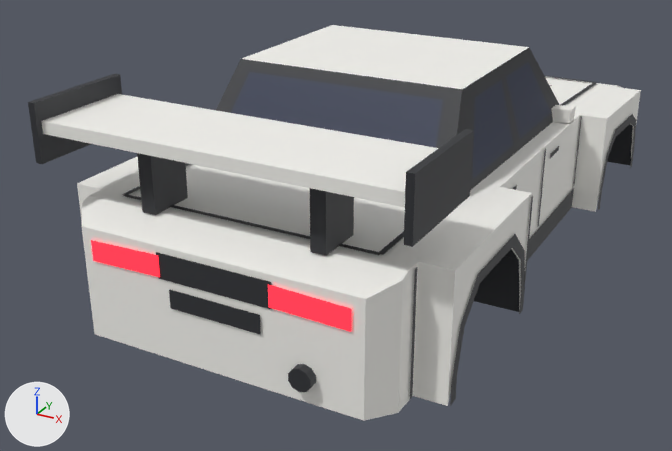
What one commit did to the glTF model assets/meshes/hayate/Hayate.glb.
One viewpoint serves both versions: a camera (50 mm lens) standing at (7.27, -16.13, 6.22) and looking at (-0.9, -1.28, -1.2). The lights are fixed; the arrows at lower left show +X, +Y and +Z. The older version comes first.

The scene before the commit, as lines of its bpy script (objects in view):
```python
me_cowl = bpy.data.meshes.new('Cowl')
me_cowl.from_pydata(...)  # 55 vertices, 80 faces; spans x -3.32..3.32, y -3.85..2.45, z 0.62..0.72
me_cowl.materials.append(mat_body)  # white #f7f6f1
me_opt_wing_rally_wing = bpy.data.meshes.new('Opt_Wing_Rally_Wing')
me_opt_wing_rally_wing.from_pydata(...)  # a box spanning x 1.35..1.6, y -6.1..-5.3, z 0.72..1.87; a box spanning x -1.6..-1.35, y -6.1..-5.3, z 0.72..1.87; a box spanning x 3.0..3.12, y -6.65..-4.75, z 1.42..2.37; a box spanning x -3.12..-3.0, y -6.65..-4.75, z 1.42..2.37
me_opt_wing_rally_wing.materials.append(mat_trim)  # dark grey #2f3035
me_roof = bpy.data.meshes.new('Roof')
me_roof.from_pydata(...)  # 10 vertices, 14 faces; spans x -2.1..2.1, y -2.6..0.75, z 2.28
me_roof.materials.append(mat_body)  # white #f7f6f1
ob_cowl = bpy.data.objects.new('Cowl', me_cowl)
ob_cowl.location = (0.0, 0.0, 0.0)
ob_opt_wing_rally_wing = bpy.data.objects.new('Opt_Wing_Rally_Wing', me_opt_wing_rally_wing)
ob_opt_wing_rally_wing.location = (0.0, 0.0, 0.0)
ob_roof = bpy.data.objects.new('Roof', me_roof)
ob_roof.location = (0.0, 0.0, 0.0)
# also in view: 'Fender_FR' at (3.05, 4.15, -0.4); 'Fender_RR' at (3.05, -4.2, -0.35); 'Hood' at (0.0, 4.15, 0.52); 'Pillars' at (0.0, -0.7, 1.42); 'ArchLip_RR' at (3.35, -4.05, -0.55)
```
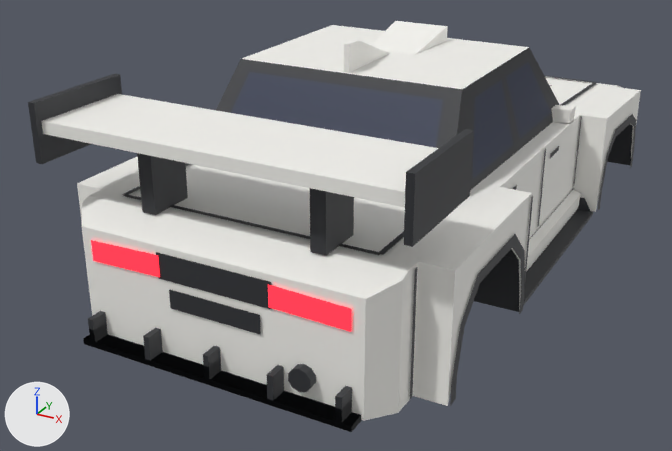
What differs and where, as boxes [x1, y1, x2, y2] in the pictures (672 x 451 px):
'Opt_Diffuser_Race_AccDiffuserRace', added
    after: [83, 311, 361, 432]
'Opt_Diffuser_Road_AccDiffuser', added
    after: [83, 323, 362, 432]
'Opt_Skirts_Blade_AccSideBlade_R', added
    after: [523, 197, 593, 306]
'Opt_Roof_Scoop_AccRoofScoop', added
    after: [371, 21, 448, 54]
'Opt_Skirts_Side_AccSkirt_R', added
    after: [526, 189, 581, 272]
'Opt_Roof_Fin_AccSharkFin', added
    after: [344, 40, 390, 73]

The change, as a list of edits to the scene's bpy script:
```text
Add me_opt_roof_scoop_accroofscoop:
    me_opt_roof_scoop_accroofscoop.from_pydata([(-0.48, -0.8, 2.28), (0.48, -0.8, 2.28), (0.55, 0.5, 2.56), (-0.55, 0.5, 2.56), (0.55, 0.5, 2.26), (0.48, -0.8, 2.26), (-0.48, -0.8, 2.26), (-0.55, 0.5, 2.26)], [], [(0, 1, 2), (0, 2, 3), (4, 2, 1), (4, 1, 5), (6, 0, 3), (6, 3, 7)])
    me_opt_roof_scoop_accroofscoop.materials.append(mat_body)  # white #f7f6f1
Add me_opt_roof_fin_accsharkfin:
    me_opt_roof_fin_accsharkfin.from_pydata([(0.05, -2.2, 2.76), (0.05, -2.55, 2.76), (0.05, -2.55, 2.27), (0.05, -0.92, 2.27), (-0.05, -0.92, 2.27), (-0.05, -2.55, 2.27), (-0.05, -2.55, 2.76), (-0.05, -2.2, 2.76)], [], [(0, 1, 2), (0, 2, 3), (4, 5, 6), (4, 6, 7), (6, 1, 0), (6, 0, 7), (7, 0, 3), (7, 3, 4), (5, 2, 1), (5, 1, 6)])
    me_opt_roof_fin_accsharkfin.materials.append(mat_body)  # white #f7f6f1
Add ob_opt_skirts_side_accskirt_r:
    ob_opt_skirts_side_accskirt_r = bpy.data.objects.new('Opt_Skirts_Side_AccSkirt_R', me_opt_skirts_side_accskirt_r)  # 10 vertices, 14 faces; spans x 2.78..2.98, y -2.38..2.38, z -1.46..-0.98; in mat_body (white #f7f6f1)
    ob_opt_skirts_side_accskirt_r.location = (0.0, 0.0, 0.0)
Add ob_opt_skirts_blade_accsideblade_r:
    ob_opt_skirts_blade_accsideblade_r = bpy.data.objects.new('Opt_Skirts_Blade_AccSideBlade_R', me_opt_skirts_blade_accsideblade_r)  # 16 vertices, 16 faces; spans x 2.78..3.28, y -2.38..2.38, z -1.48..-1.12; in mat_trim (dark grey #2f3035)
    ob_opt_skirts_blade_accsideblade_r.location = (0.0, 0.0, 0.0)
Add ob_opt_roof_scoop_accroofscoop:
    ob_opt_roof_scoop_accroofscoop = bpy.data.objects.new('Opt_Roof_Scoop_AccRoofScoop', me_opt_roof_scoop_accroofscoop)
    ob_opt_roof_scoop_accroofscoop.location = (0.0, 0.0, 0.0)
Add ob_opt_roof_fin_accsharkfin:
    ob_opt_roof_fin_accsharkfin = bpy.data.objects.new('Opt_Roof_Fin_AccSharkFin', me_opt_roof_fin_accsharkfin)
    ob_opt_roof_fin_accsharkfin.location = (0.0, 0.0, 0.0)
Add ob_opt_diffuser_road_accdiffuser:
    ob_opt_diffuser_road_accdiffuser = bpy.data.objects.new('Opt_Diffuser_Road_AccDiffuser', me_opt_diffuser_road_accdiffuser)  # a box spanning x -2.4..2.4, y -6.84..-6.29, z -1.44..-1.34; a box spanning x -2.25..-2.15, y -6.84..-6.29, z -1.34..-1.12; a box spanning x -0.05..0.05, y -6.84..-6.29, z -1.34..-1.12; a box spanning x 2.15..2.25, y -6.84..-6.29, z -1.34..-1.12; in mat_trim (dark grey #2f3035)
    ob_opt_diffuser_road_accdiffuser.location = (0.0, 0.0, 0.0)
Add ob_opt_diffuser_race_accdiffuserrace:
    ob_opt_diffuser_race_accdiffuserrace = bpy.data.objects.new('Opt_Diffuser_Race_AccDiffuserRace', me_opt_diffuser_race_accdiffuserrace)  # a box spanning x -2.4..2.4, y -6.84..-5.94, z -1.44..-1.34; a box spanning x -2.25..-2.15, y -6.84..-5.94, z -1.34..-0.94; a box spanning x -1.15..-1.05, y -6.84..-5.94, z -1.34..-0.94; a box spanning x -0.05..0.05, y -6.84..-5.94, z -1.34..-0.94; a box spanning x 1.05..1.15, y -6.84..-5.94, z -1.34..-0.94; a box spanning x 2.15..2.25, y -6.84..-5.94, z -1.34..-0.94; in mat_trim (dark grey #2f3035)
    ob_opt_diffuser_race_accdiffuserrace.location = (0.0, 0.0, 0.0)
```
